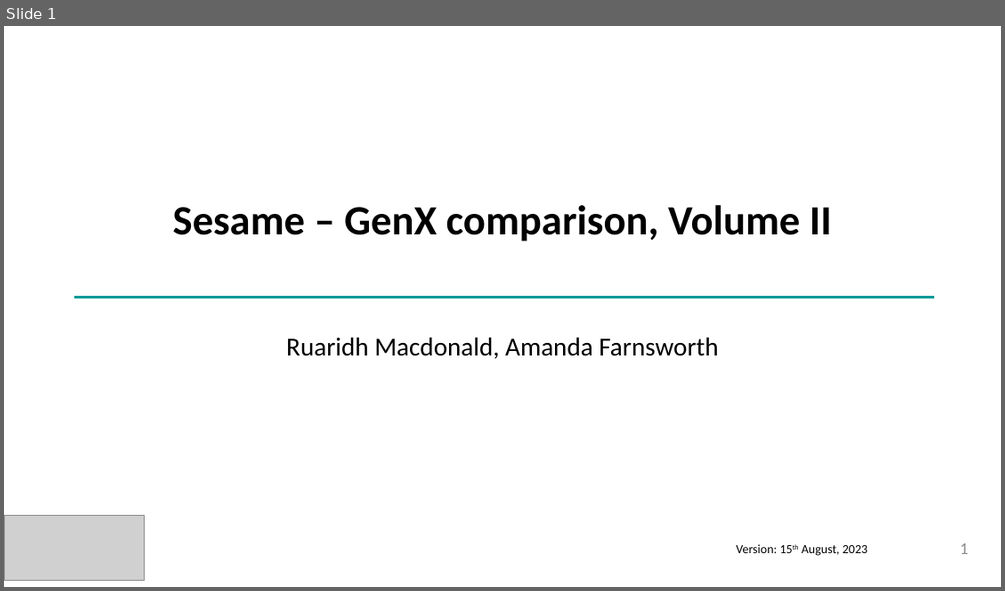
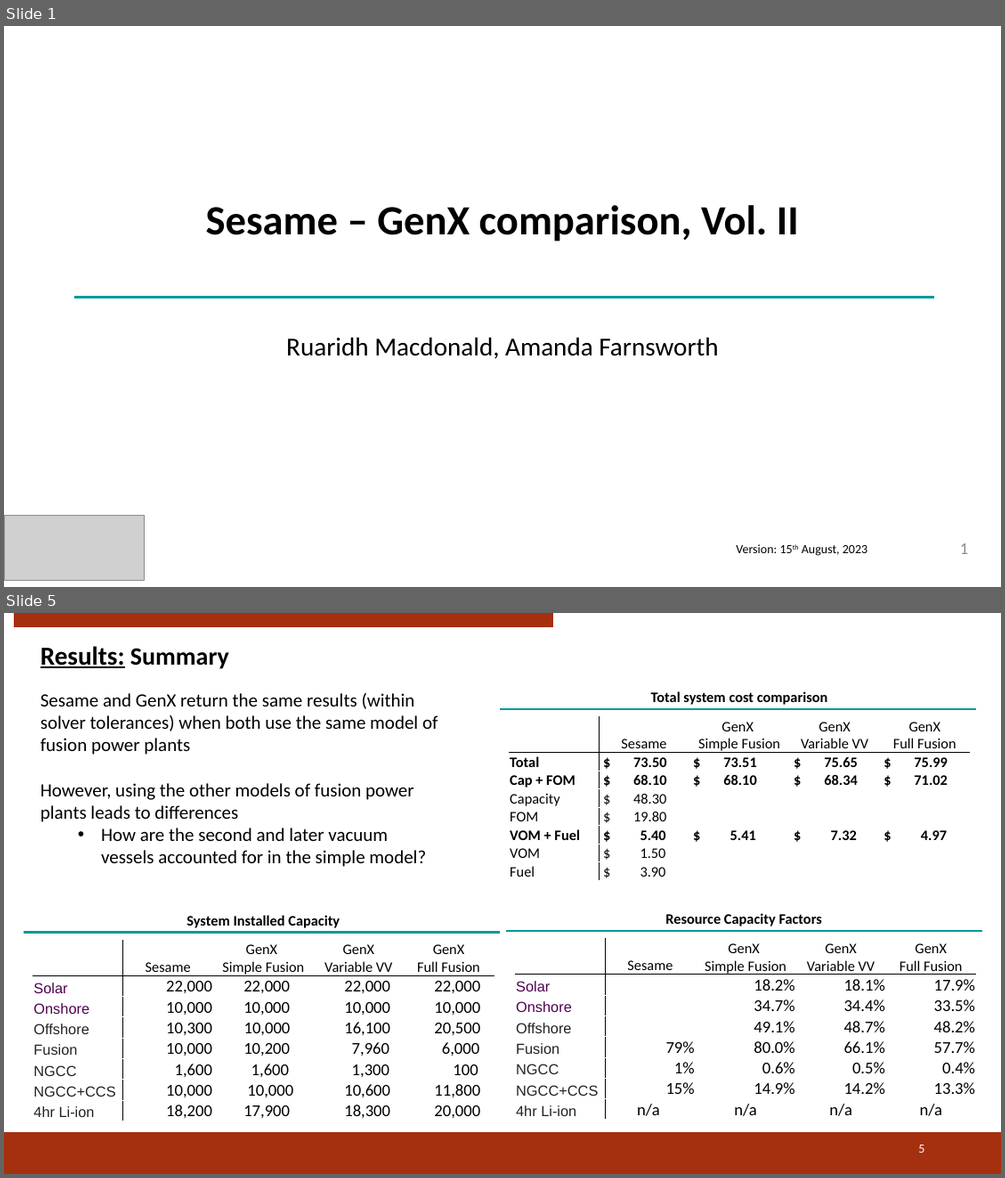
Before and after one commit to rmacd757/GenX, a slide deck: fusion_paper/sesame_comparison/2023-08-14 GenX-Sesame comparison presentation.pptx. Shown one above the other, each under a label of ours: slide 1 before the commit, slides 1 and 5 after it; the slides between them are not shown. The pictures are 1005x591 and 1005x1178 pixels, drawn with LibreOffice and Linux fonts; fonts in the diff are those of the drawing; grey boxes stand for pictures; background and template pictures are left out. Boxes give left, top, right and bottom in pixels: in the first picture for what was removed or moved away, otherwise in the second. Text is boxed around its words. In the diff, an @@ line names an element or a change of style, - is before the commit and + after.

```diff
--- a/fusion_paper/sesame_comparison/2023-08-14 GenX-Sesame comparison presentation.pptx
+++ b/fusion_paper/sesame_comparison/2023-08-14 GenX-Sesame comparison presentation.pptx
@@ slide 5 added at (4, 613, 1001, 1174), background #FFFFFF @@
@@ rectangle added at (15, 613, 553, 627), fill #A5300F, outline #A5300F 1 pt @@
@@ text added at (40, 646, 229, 669), 25 pt, text #000000, bold, underline @@
+Results: Summary
@@ text added at (651, 691, 828, 705), 14 pt, text #000000, bold @@
+Total system cost comparison
@@ text added at (40, 693, 437, 867), 18 pt, text #000000 @@
+Sesame and GenX return the same results (within solver tolerances) when both use the same model of fusion power plants
+However, using the other models of fusion power plants leads to differences
+  • How are the second and later vacuum vessels accounted for in the simple model?
@@ line added from (500, 709) to (976, 709), #039999 2.25 pt @@
@@ table added at (509, 717, 969, 880), 8 rows, 5 columns @@
+ | Sesame | GenX / Simple Fusion | GenX / Variable VV | GenX / Full Fusion
+Total | $ 73.50 | $ 73.51 | $ 75.65 | $ 75.99
+Cap + FOM | $ 68.10 | $ 68.10 | $ 68.34 | $ 71.02
+Capacity | $ 48.30 |  |  | 
+FOM | $ 19.80 |  |  | 
+VOM + Fuel | $ 5.40 | $ 5.41 | $ 7.32 | $ 4.97
+VOM | $ 1.50 |  |  | 
+Fuel | $ 3.90 |  |  | 
@@ line added from (24, 933) to (500, 933), #039999 2.25 pt @@
@@ text added at (186, 915, 340, 928), 14 pt, text #000000, bold @@
+System Installed Capacity
@@ line added from (506, 931) to (982, 931), #039999 2.25 pt @@
@@ text added at (665, 913, 822, 926), 14 pt, text #000000, bold @@
+Resource Capacity Factors
@@ table added at (33, 940, 493, 1121), 8 rows, 5 columns @@
+ | Sesame | GenX / Simple Fusion | GenX / Variable VV | GenX / Full Fusion
+Solar | 22,000 | 22,000 | 22,000 | 22,000
+Onshore | 10,000 | 10,000 | 10,000 | 10,000
+Offshore | 10,300 | 10,000 | 16,100 | 20,500
+Fusion | 10,000 | 10,200 | 7,960 | 6,000
+NGCC | 1,600 | 1,600 | 1,300 | 100
+NGCC+CCS | 10,000 | 10,000 | 10,600 | 11,800
+4hr Li-ion | 18,200 | 17,900 | 18,300 | 20,000
@@ table added at (516, 938, 975, 1119), 8 rows, 5 columns @@
+ | Sesame | GenX / Simple Fusion | GenX / Variable VV | GenX / Full Fusion
+Solar |  | 18.2% | 18.1% | 17.9%
+Onshore |  | 34.7% | 34.4% | 33.5%
+Offshore |  | 49.1% | 48.7% | 48.2%
+Fusion | 79% | 80.0% | 66.1% | 57.7%
+NGCC | 1% | 0.6% | 0.5% | 0.4%
+NGCC+CCS | 15% | 14.9% | 14.2% | 13.3%
+4hr Li-ion | n/a | n/a | n/a | n/a
@@ rectangle added at (4, 1133, 1001, 1174), fill #A5300F, outline #A5300F 1 pt @@
@@ page number added at (918, 1144, 924, 1152), 12 pt, text #FFFFFF @@
+5
@@ slide 1 changed as well @@
@@ text at (206, 205, 799, 241): text changed @@
-Sesame – GenX comparison, Volume II
+Sesame – GenX comparison, Vol. II
```
Also in this commit, not shown: 2 other slides changed, 2 other slides added, 3 slides removed, 32 other files.
